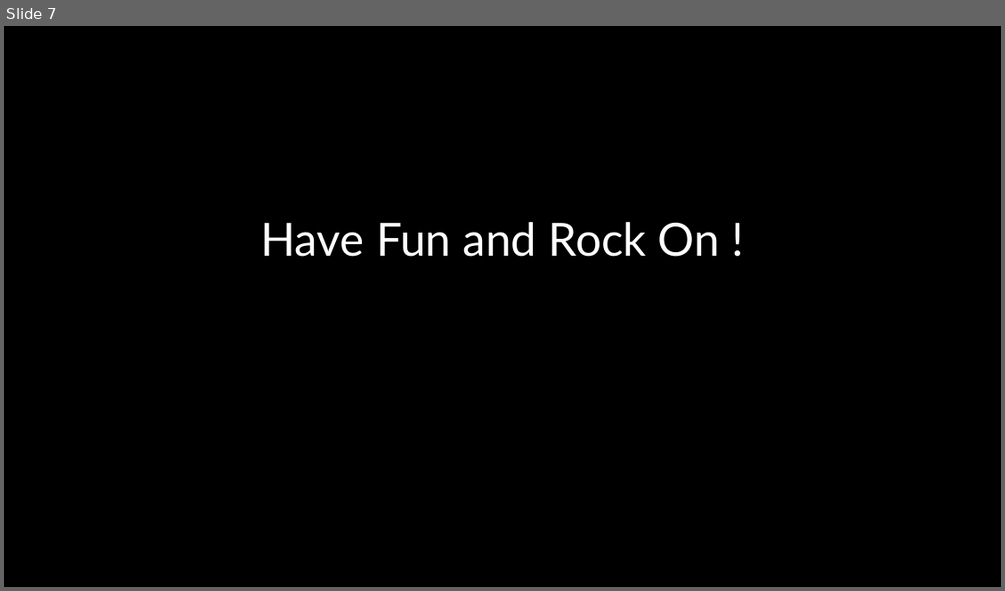
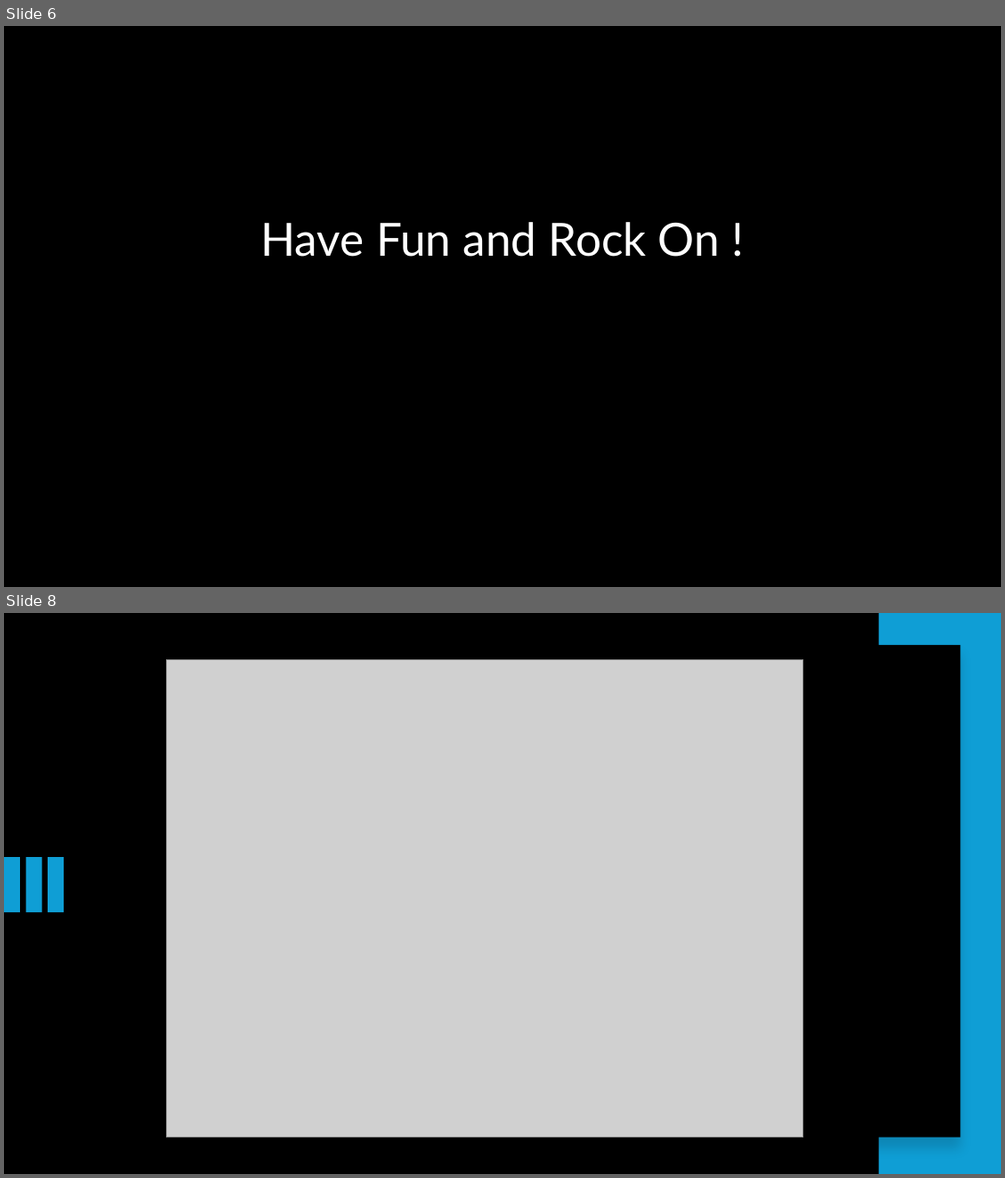
Before and after one commit to ichingxs4all/Midi-MusicVilla, a slide deck: Resonant_Frequencies_WS1/Resonant Frequencies WS1.pptx. Shown one above the other, each under a label of ours: slide 7 before the commit, slides 6 and 8 after it; the slides between them are not shown. The pictures are 1005x591 and 1005x1178 pixels, drawn with LibreOffice and Linux fonts; fonts in the diff are those of the drawing; grey boxes stand for pictures. Boxes give left, top, right and bottom in pixels: in the first picture for what was removed or moved away, otherwise in the second. Text is boxed around its words. In the diff, an @@ line names an element or a change of style, - is before the commit and + after.

```diff
--- a/Resonant_Frequencies_WS1/Resonant Frequencies WS1.pptx
+++ b/Resonant_Frequencies_WS1/Resonant Frequencies WS1.pptx
@@ slide 8 added at [4, 613, 1001, 1174], background #000000 @@
@@ rectangle added at [879, 613, 1001, 1174], fill #0F9ED5 @@
@@ picture added at [167, 659, 803, 1137] @@
@@ rectangle added at [469, 645, 961, 1137], fill #000000 @@
@@ rectangle added at [4, 857, 20, 912], fill #0F9ED5 @@
@@ rectangle added at [25, 857, 41, 912], fill #0F9ED5 @@
@@ rectangle added at [48, 857, 64, 912], fill #0F9ED5 @@
@@ what was slide 7 is now slide 6 @@
```
Also in this commit, not shown: 3 slides changed, 7 other slides added.
